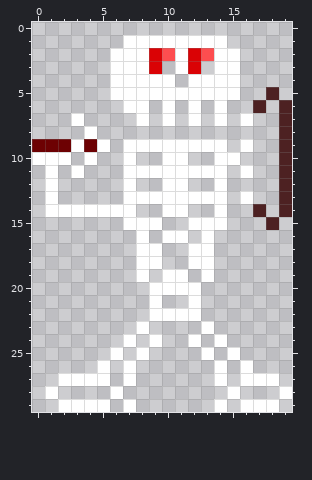
One commit to this pixel-art sprite: images/Skel_right.png. The first picture shows the starting point.
The file is 20x30 pixels.
And afterwards:
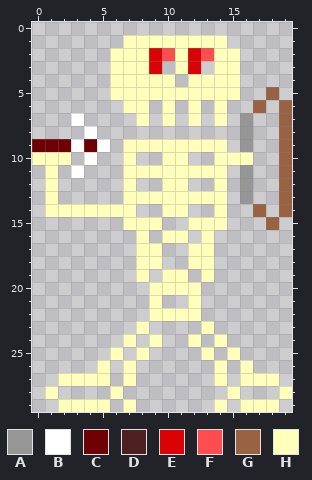
Palette (. is transparent): A #969696  B #ffffff  C #6d0103  D #4d2122  E #da0205  F #fd4d4f  G #996343  H #ffffbb
Changes in this commit:
@@ x 0..19 @@
  0 ....................
- 1 .......BBBBBBBB.....
- 2 ......BBBEFBEFBB....
- 3 ......BBBE.BE.BB....
- 4 ......BBBBB.BBBB....
- 5 ......BBBBBBBBBB..D.
- 6 .......BB.B.B.B..D.D
- 7 ...B....B.B.B.B.B..D
- 8 ....B..............D
- 9 CCCBCB.BBBBBBBB.B..D
-10 BBB.B..B..BB..BB...D
-11 .B.B...BBBBBBBB.B..D
-12 .B.....B..BB..B....D
-13 .B.....BBBBBBBB.B..D
-14 .BBBBBBB..BB..B..D.D
-15 .......BBB..BBB...D.
-16 ........B.BB.B......
-17 ........BB..BB......
-18 ........BB..BB......
-19 ........B.BB.B......
-20 .........BBBB.......
-21 .........B..B.......
-22 .........BBBB.......
-23 ........B....B......
-24 .......B.B..B.B.....
-25 ......B.B....B.B....
-26 .....B.B......B.B...
-27 ..BBBB.B......B.BBB.
-28 .B....B........B...B
-29 ..BBBB.B......B.BBB.
+ 1 .......HHHHHHHH.....
+ 2 ......HHHEFHEFHH....
+ 3 ......HHHE.HE.HH....
+ 4 ......HHHHH.HHHH....
+ 5 ......HHHHHHHHHH..G.
+ 6 .......HH.H.H.H..G.G
+ 7 ...B....H.H.H.H.A..G
+ 8 ....B...........A..G
+ 9 CCCBCB.HHHHHHHH.A..G
+10 HHH.B..H..HH..HHH..G
+11 .H.B...HHHHHHHH.A..G
+12 .H.....H..HH..H.A..G
+13 .H.....HHHHHHHH.A..G
+14 .HHHHHHH..HH..H..G.G
+15 .......HHH..HHH...G.
+16 ........H.HH.H......
+17 ........HH..HH......
+18 ........HH..HH......
+19 ........H.HH.H......
+20 .........HHHH.......
+21 .........H..H.......
+22 .........HHHH.......
+23 ........H....H......
+24 .......H.H..H.H.....
+25 ......H.H....H.H....
+26 .....H.H......H.H...
+27 ..HHHH.H......H.HHH.
+28 .H....H........H...H
+29 ..HHHH.H......H.HHH.
